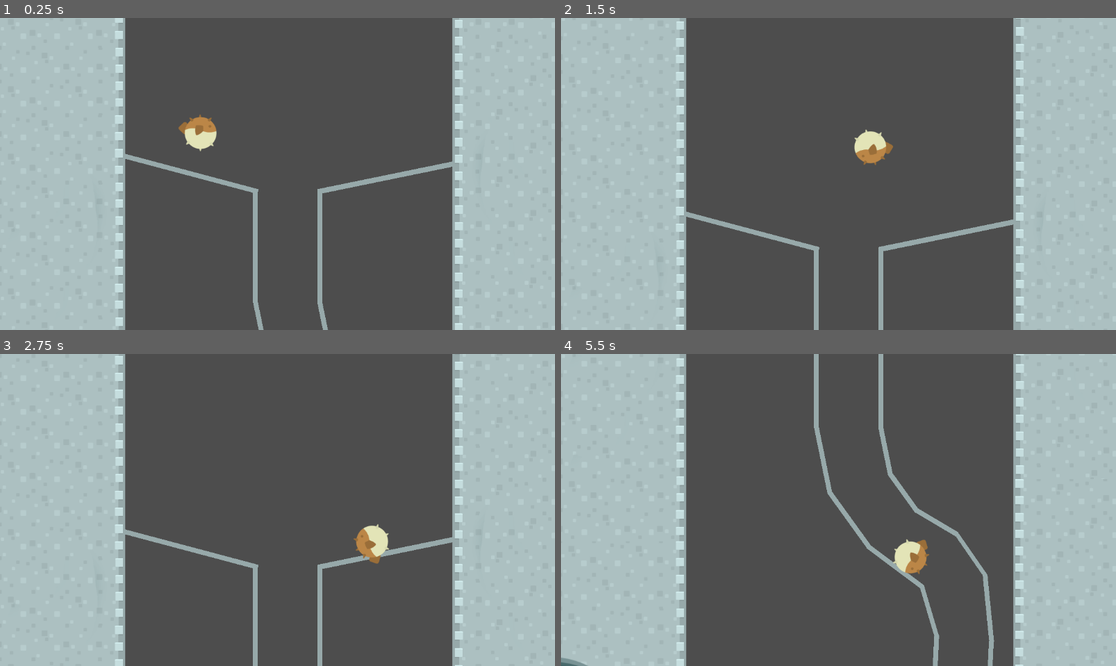
Above: before the commit, frames 1-4 (two rows, left to right).
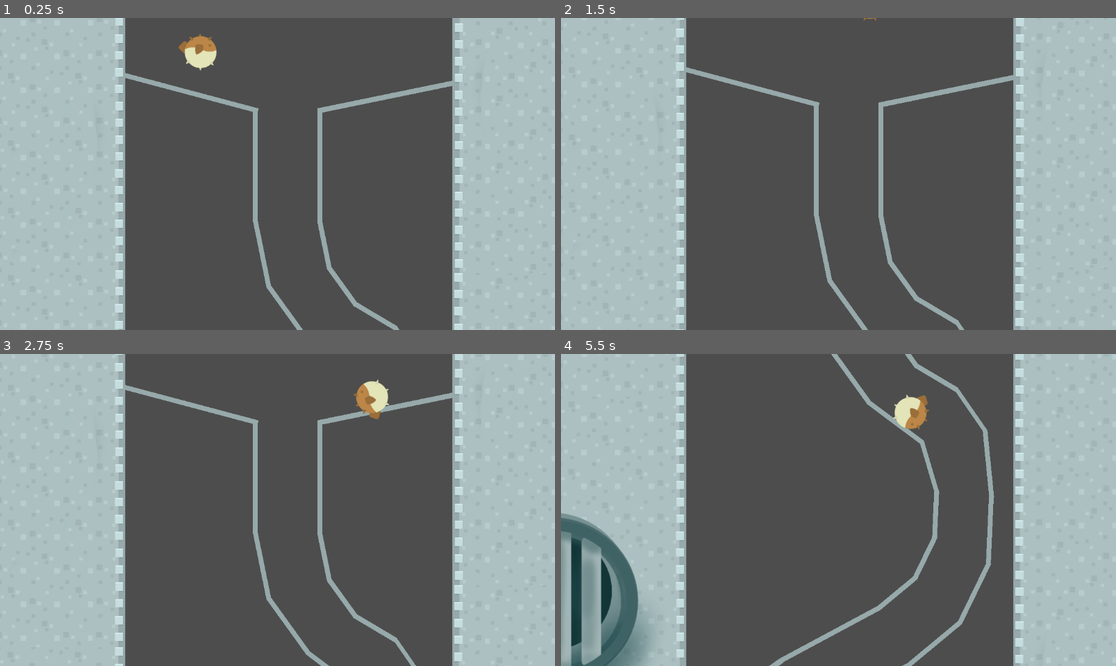
Above: after the commit, the same moments.

Repository: JWizards/GMTK_2024
Game: Godot game, scene res://scenes/game.tscn
Two runs of this game, one before a commit and one after it. Both use one fixed random seed, a clock stepped at 60 frames per second and the inputs below.
Inputs:
- Up to frame 1 (0.25 s): no input
- Up to frame 2 (1.5 s): tap Space (jump) at 0.77 s
- Up to frame 3 (2.75 s): tap Space (jump) at 1.52 s
- Up to frame 4 (5.5 s): tap Space (jump) at 3.02, 3.77, 4.52 s

The runs differ from the first frame. In frame 1, 5.3% of the frame differs, in the area x 20-84%, y 0-100%; in frame 2, 6.2%; in frame 3, 6.8%; in frame 4, 13%, in the area x 0-84%, y 0-100%.

Commit message:
more tweaks

Diff:
--- a/scenes/game.tscn
+++ b/scenes/game.tscn
@@ -15,6 +15,7 @@
 drag_vertical_enabled = true
 script = ExtResource("1_omqfo")
 player_path = NodePath("../Player")
+offset_y = 300.0
 
 [node name="LevelManager" parent="." instance=ExtResource("4_f5hst")]
 player_path = NodePath("../Player")
--- a/scenes/levels/LEVEL2.tscn
+++ b/scenes/levels/LEVEL2.tscn
@@ -10,7 +10,7 @@
 [sub_resource type="SegmentShape2D" id="SegmentShape2D_jorcv"]
 a = Vector2(-1, 388)
 
-[node name="RootNode" type="Node2D"]
+[node name="RootNode2" type="Node2D"]
 position = Vector2(-13, -56)
 
 [node name="SPIKE1" parent="." instance=ExtResource("2_58kir")]
